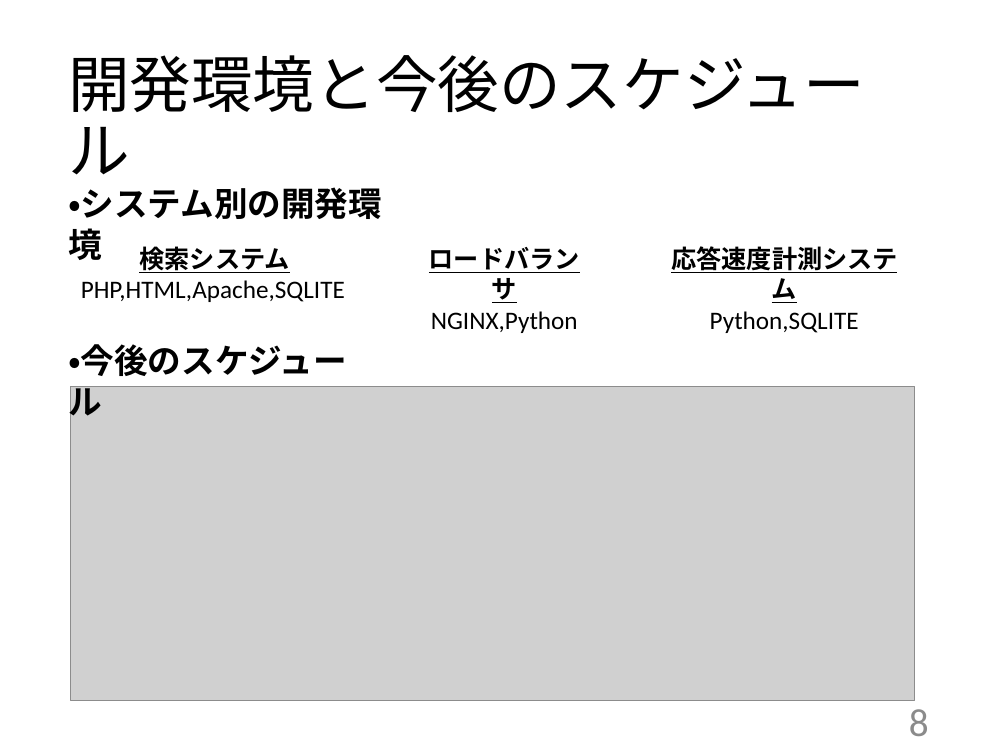
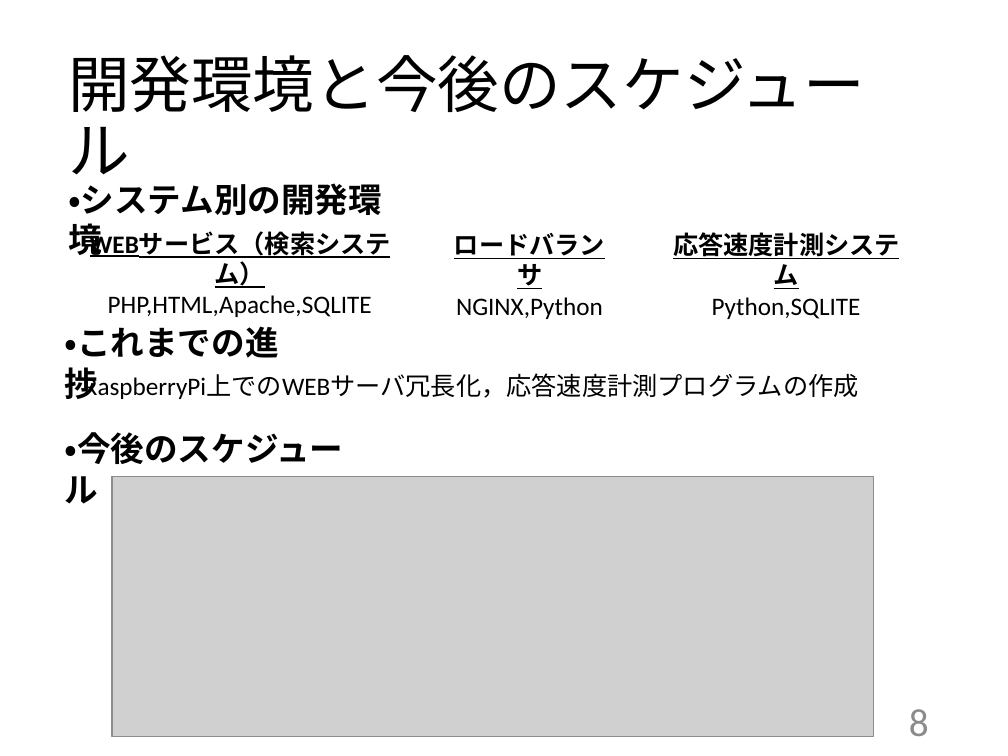
Before and after one commit to kait-takanolab/1821086_matsuo_thesis, a slide deck: slide 8 of 発表用/1821086_中間発表.pptx. Drawn at 1008x756 pixels with LibreOffice and Linux fonts; fonts in the diff are those of the drawing; grey boxes stand for pictures. Boxes give left, top, right and bottom in pixels: in the first picture for what was removed or moved away, otherwise in the second. Text is boxed around its words. In the diff, an @@ line names an element or a change of style, - is before the commit and + after.

```diff
--- a/発表用/1821086_中間発表.pptx
+++ b/発表用/1821086_中間発表.pptx
@@ text "・システム別の開発環境": place and size @@
-text "・システム別の開発環境" at <box>68,187,382,219</box>
+text "・システム別の開発環境" at <box>68,183,382,215</box>
@@ text "WEBサービス（検索システム）": place and size @@
-text "WEBサービス（検索システム）" at <box>81,246,345,302</box>
+text "WEBサービス（検索システム）" at <box>90,232,391,317</box>
@@ text at <box>90,232,391,288</box>: text changed @@
-検索システム
+WEBサービス（検索システム）
@@ text "ロードバランサ": place and size @@
-text "ロードバランサ" at <box>429,247,580,333</box>
+text "ロードバランサ" at <box>454,233,605,319</box>
@@ text "応答速度計測システム": place and size @@
-text "応答速度計測システム" at <box>671,246,898,333</box>
+text "応答速度計測システム" at <box>673,232,900,319</box>
@@ text at <box>108,295,372,317</box>: alignment left to centre @@
@@ text added at <box>64,326,278,399</box>, 24 pt, text #000000, bold @@
+・これまでの進捗
@@ text added at <box>84,375,859,399</box>, 18 pt, text #000000 @@
+RaspberryPi上でのWEBサーバ冗長化，応答速度計測プログラムの作成
@@ text "・今後のスケジュール": place and size @@
-text "・今後のスケジュール" at <box>68,344,347,376</box>
+text "・今後のスケジュール" at <box>64,432,343,464</box>
@@ picture: place and size @@
-picture at <box>71,386,914,701</box>
+picture at <box>112,476,874,736</box>
```
Also in this commit, not shown: 4 other slides changed, 5 other files.
